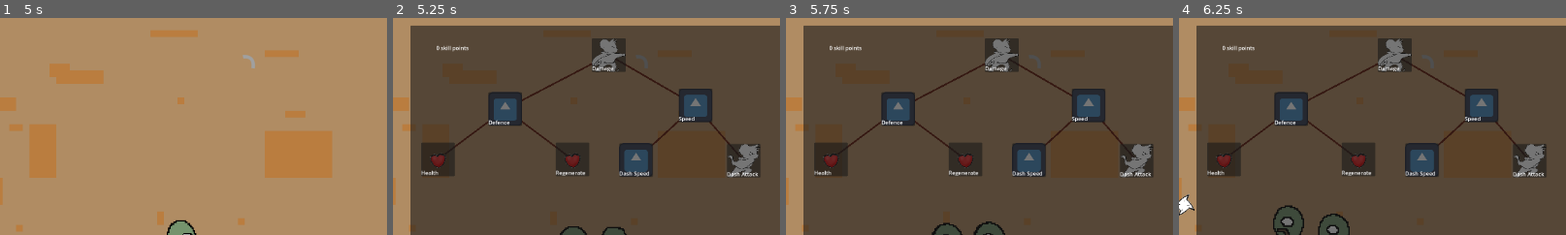
Above: before the commit, frames 1-4 (left to right).
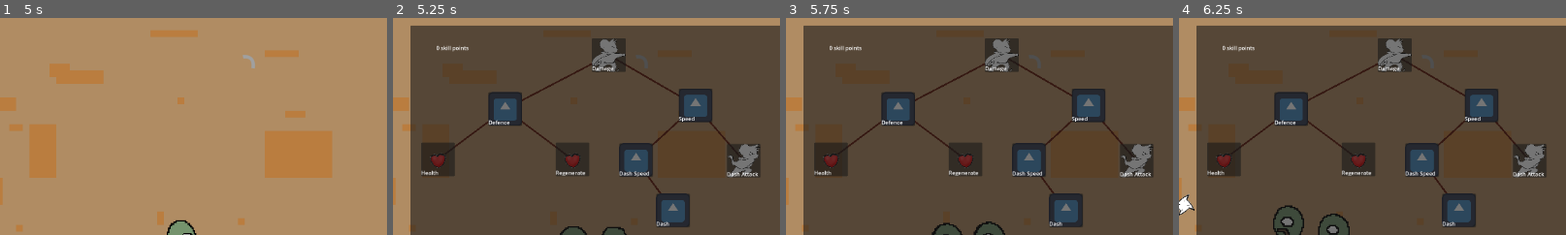
Above: after the commit, the same moments.

Repository: bcorrigall/ratknight
Game: Godot game, scene res://main_menu.tscn
Two runs of this game, one before a commit and one after it. Both use one fixed random seed, a clock stepped at 60 frames per second and the inputs below. The engine's default icon, where the game draws it, is replaced by a stand-in: a white triangle on a blue panel in a dark square.
Inputs (mouse positions are % of the whole screen's width and height, from its top left):
- Up to frame 1 (5 s): click "Start" at 0.5 s; move the mouse to (72, 45) at 1.27 s; hold Right (move_right) 1.28-2.03 s; hold Shift (dash) 1.28-2.03 s; move the mouse to (30, 55) at 2.02 s; hold S (move_down) 2.03-2.78 s; tap J (attack_light) at 2.1 s; tap Shift (dash) at 2.3, 3.05, 3.6, 4.55 s; move the mouse to (60, 28) at 2.77 s; hold Right (move_right) 2.78-3.53 s; hold K (attack_spin) 2.78-3.53 s; move the mouse to (45, 70) at 3.52 s; hold Up (move_up) 3.53-4.28 s; move the mouse to (80, 65) at 4.27 s; press the mouse at (80, 65) at 4.28 s; hold A (move_left) from 4.28 s (still down)
- Up to frame 2 (5.25 s): keep holding A (move_left); move the mouse to (20, 35) at 5.02 s; release the mouse at (20, 35) at 5.03 s; tap L (level) at 5.1 s
- Up to frame 3 (5.75 s): keep holding A (move_left); tap Shift (dash) at 5.3 s
- Up to frame 4 (6.25 s): release A (move_left) at 5.75 s; click "Damage" at 5.75 s
The pictures show only the part of the screen within x 23-73%, y 20-70%; the shares and areas given below are measured in that part.

Frame 1 is identical in both runs. In frame 2, 1.4% of the frame differs, in the area x 65-77%, y 73-97%; in frame 3, 1.4%; in frame 4, 1.4%.

Commit message:
dash cooldown

Diff:
--- a/playerMovement.gd
+++ b/playerMovement.gd
@@ -74,6 +74,7 @@
 		"Dash Speed": dash_speed += 200
 		"Regenerate": regenerate_bonus += 0.5
 		"Dash Attack": dash_attack = true
+		"Dash Cooldown": dash_cooldown -= 2
 
 func attack_animation(direction, cooldown):
 	attack_direction = rad_to_deg(direction.angle())
--- a/skill_tree.tscn
+++ b/skill_tree.tscn
@@ -110,6 +110,20 @@
 skill_name = "Dash Speed"
 skill_cost = 3
 
+[node name="Skill" parent="Panel/Skill/Skill2/Skill" instance=ExtResource("1_6550d")]
+layout_mode = 1
+anchors_preset = 5
+anchor_left = 0.5
+anchor_right = 0.5
+offset_left = 60.0
+offset_top = 150.0
+offset_right = 160.0
+offset_bottom = 250.0
+grow_horizontal = 2
+disabled = true
+skill_name = "Dash Cooldown"
+skill_cost = 5
+
 [node name="Skill2" parent="Panel/Skill/Skill2" instance=ExtResource("1_6550d")]
 layout_mode = 1
 anchors_preset = 5
